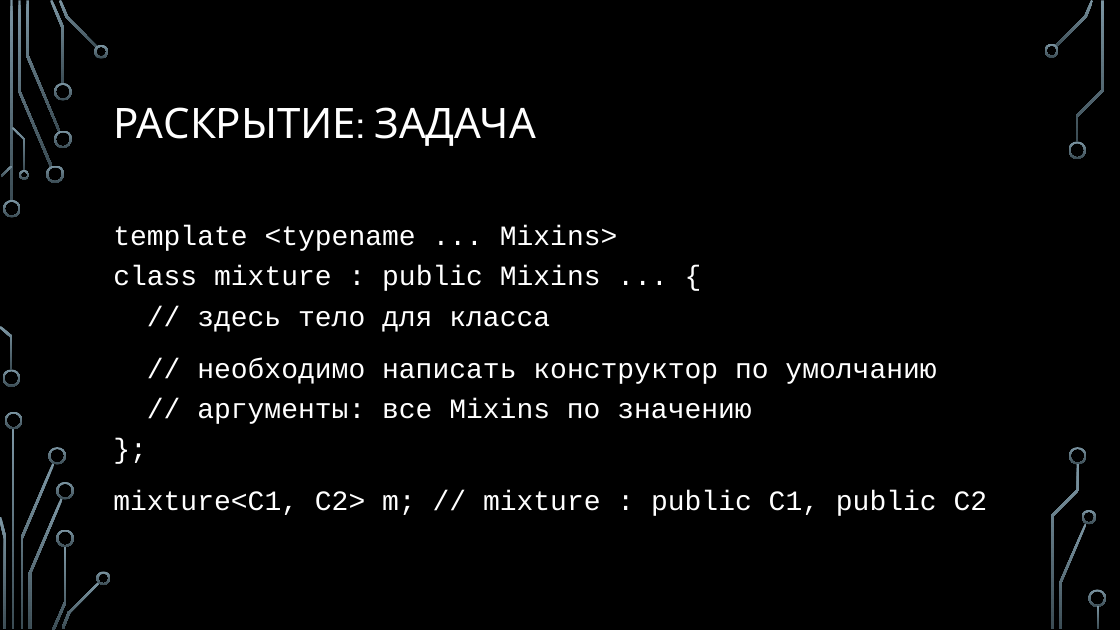
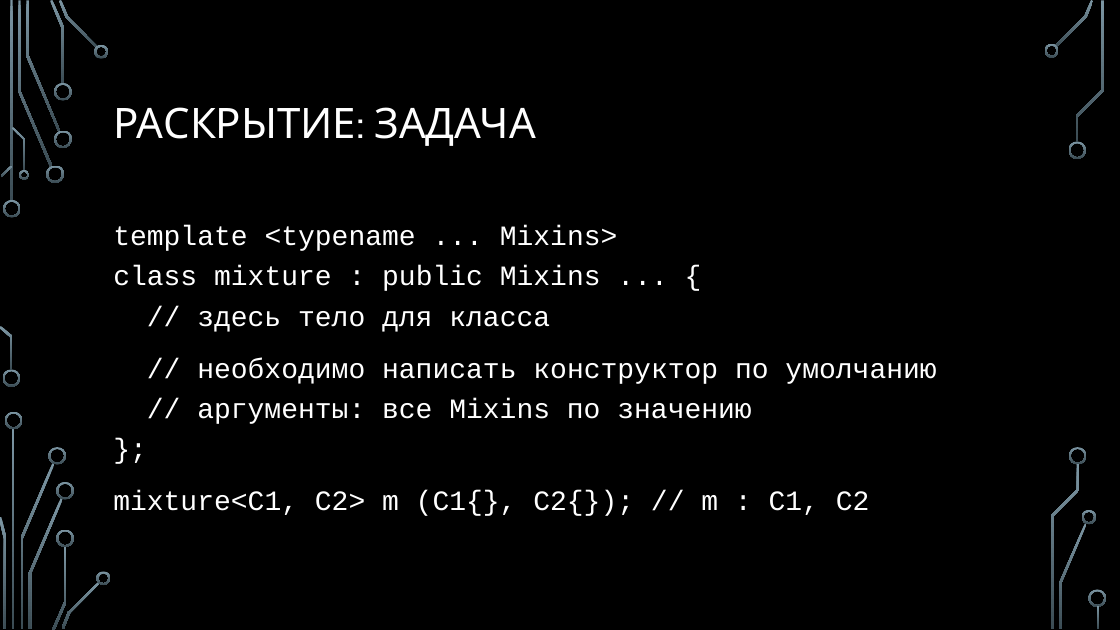
Before and after one commit to MIPT-ILab/cpp-lects-rus, a slide deck: slide 15 of slides/lec2-6-variadics.pptx. Drawn at 1120x630 pixels with LibreOffice and Linux fonts; fonts in the diff are those of the drawing; background and template pictures are left out. Boxes give left, top, right and bottom in pixels: in the first picture for what was removed or moved away, otherwise in the second. Text is boxed around its words. In the diff, an @@ line names an element or a change of style, - is before the commit and + after.

```diff
--- a/slides/lec2-6-variadics.pptx
+++ b/slides/lec2-6-variadics.pptx
@@ text at [113,491,870,516]: text changed @@
-mixture<C1, C2> m; // mixture : public C1, public C2
+mixture<C1, C2> m (С1{}, C2{}); // m : C1, C2
```
Also in this commit, not shown: 8 other slides changed, 3 slides added, 56 other files.
